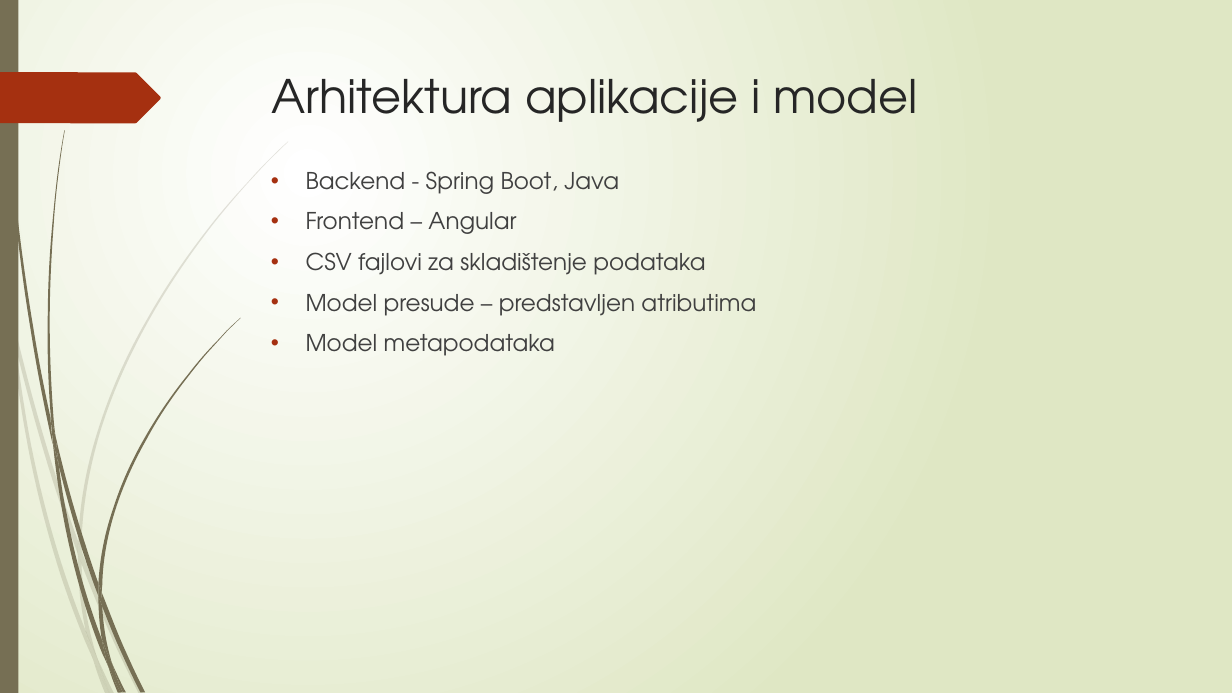
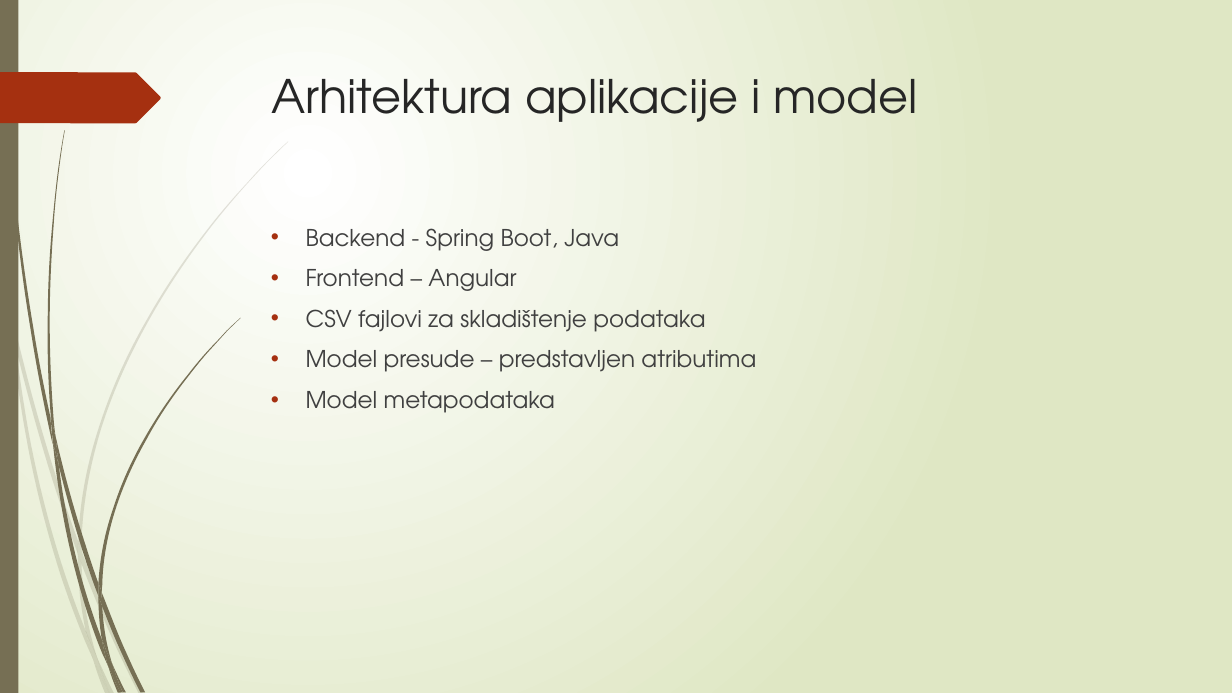
Before and after one commit to anjaducic/PRAVNA-INFORMATIKA-24-25, a slide deck: slide 3 of Prezentacija.pptx. Drawn at 1232x693 pixels with LibreOffice and Linux fonts; fonts in the diff are those of the drawing. Boxes give left, top, right and bottom in pixels: in the first picture for what was removed or moved away, otherwise in the second. Text is boxed around its words. In the diff, an @@ line names an element or a change of style, - is before the commit and + after.

Commit message:
Popravljen front

```diff
--- a/Prezentacija.pptx
+++ b/Prezentacija.pptx
@@ text "Backend - Spring Boot, Java": place and size @@
-text "Backend - Spring Boot, Java" at (306, 171, 756, 356)
+text "Backend - Spring Boot, Java" at (306, 228, 756, 413)
```
Also in this commit, not shown: 18 other files.
